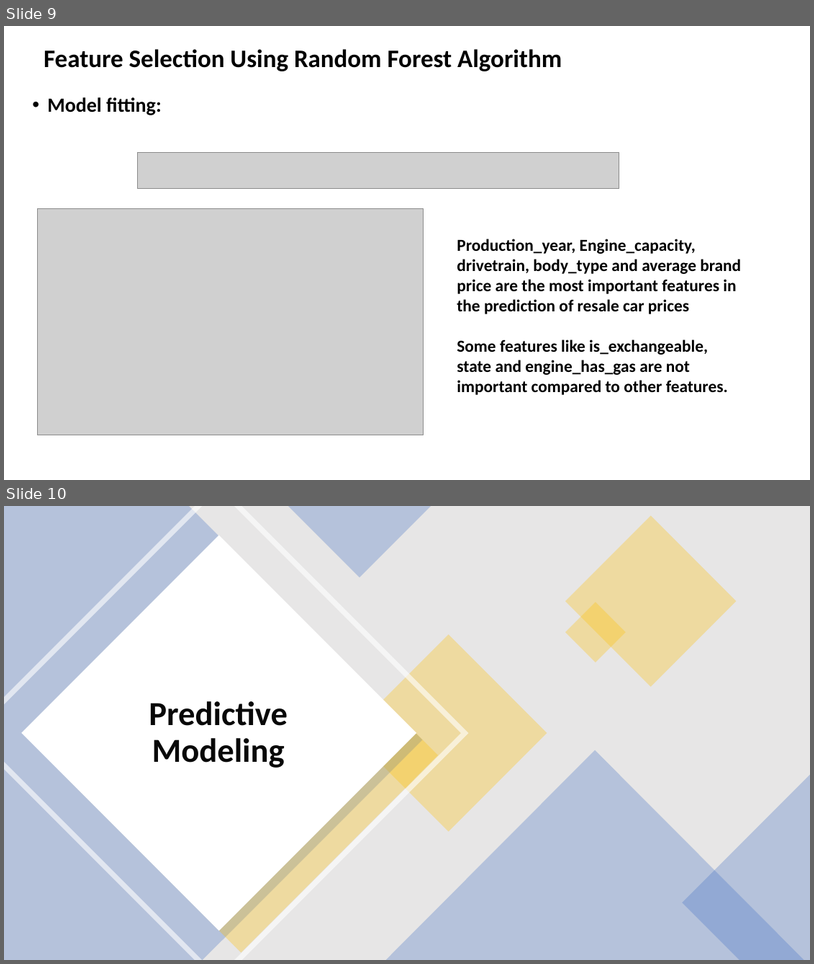
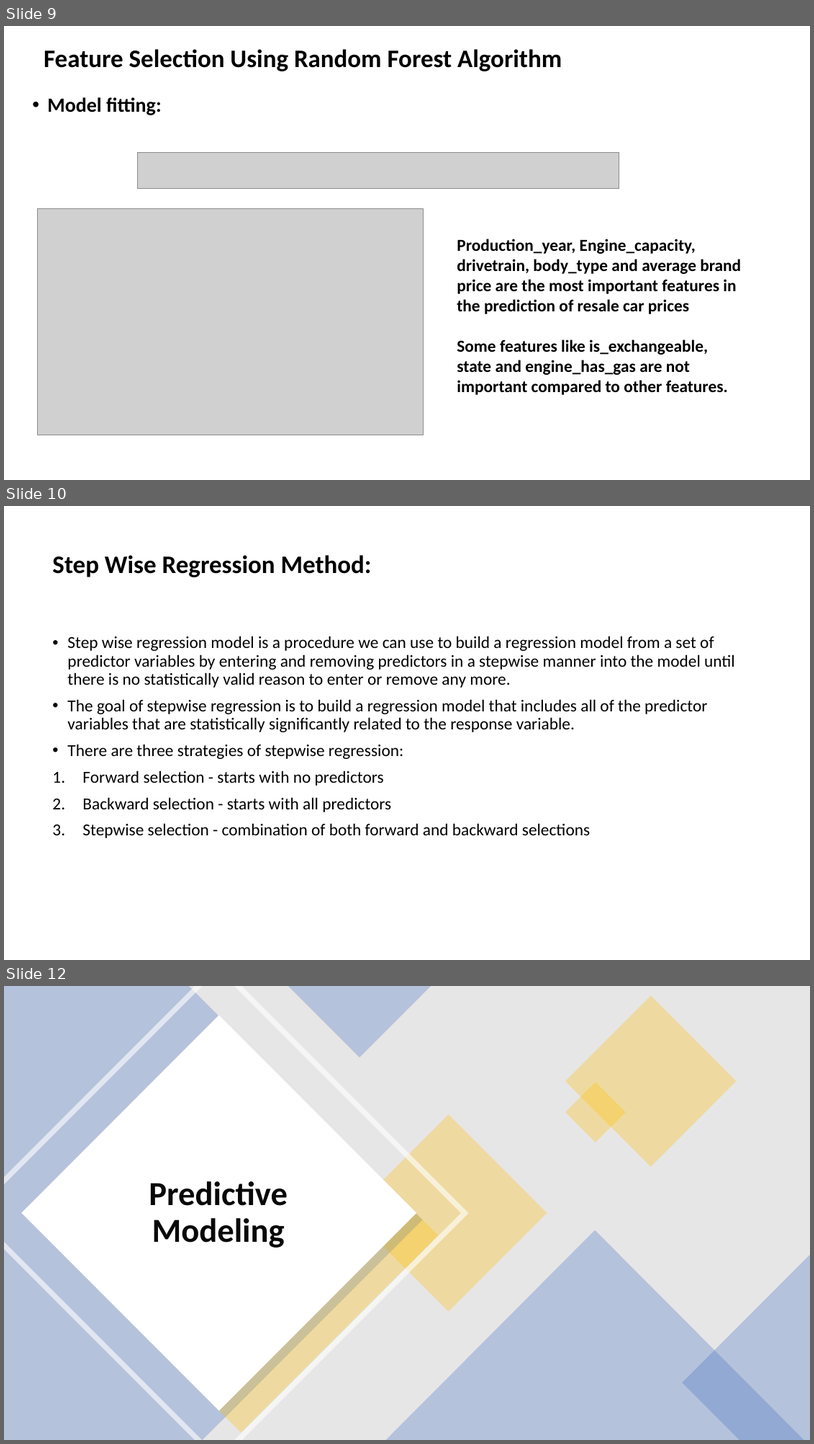
Before and after one commit to MANOJKUMAR1302/22FA_Dataverse_Team08, a slide deck: TEAM 8_FINAL_PRESENTATION.pptx. Shown one above the other, each under a label of ours: slides 9 and 10 before the commit, slides 9, 10 and 12 after it; the slides between them are not shown. The pictures are 814x964 and 814x1444 pixels, drawn with LibreOffice and Linux fonts; fonts in the diff are those of the drawing; grey boxes stand for pictures. Boxes give left, top, right and bottom in pixels: in the first picture for what was removed or moved away, otherwise in the second. Text is boxed around its words. In the diff, an @@ line names an element or a change of style, - is before the commit and + after.

```diff
--- a/TEAM 8_FINAL_PRESENTATION.pptx
+++ b/TEAM 8_FINAL_PRESENTATION.pptx
@@ slide 10 added at [4, 506, 810, 960], background #FFFFFF @@
@@ title added at [52, 555, 372, 577], 30 pt, text #000000, bold @@
+Step Wise Regression Method:
@@ text added at [67, 636, 736, 838], 20 pt, text #000000 @@
+• Step wise regression model is a procedure we can use to build a regression model from a set of predictor variables by entering and removing predictors in a stepwise manner into the model until there is no statistically valid reason to enter or remove any more.
+• The goal of stepwise regression is to build a regression model that includes all of the predictor variables that are statistically significantly related to the response variable.
+• There are three strategies of stepwise regression:
+1. Forward selection - starts with no predictors
+2. Backward selection - starts with all predictors
+3. Stepwise selection - combination of both forward and backward selections
@@ what was slide 10 is now slide 12 @@
```
Also in this commit, not shown: 3 other slides added, 1 other file.
